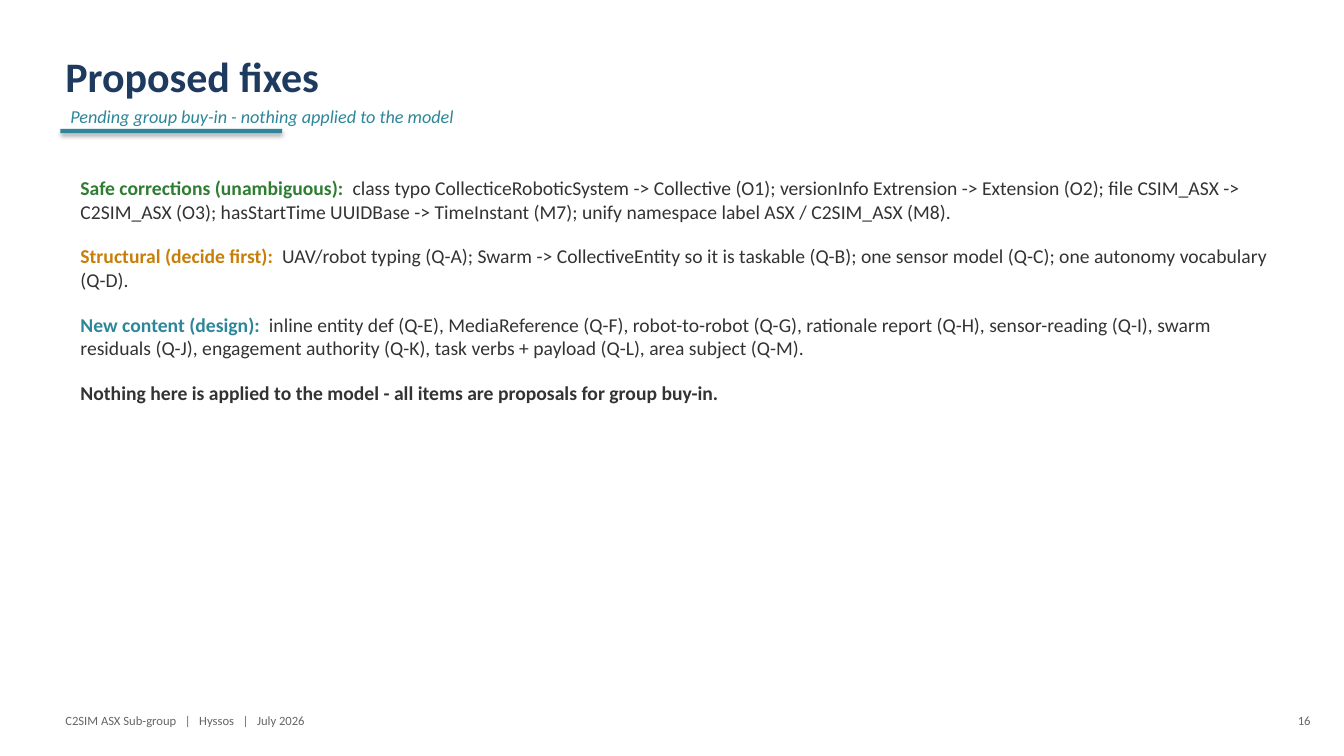
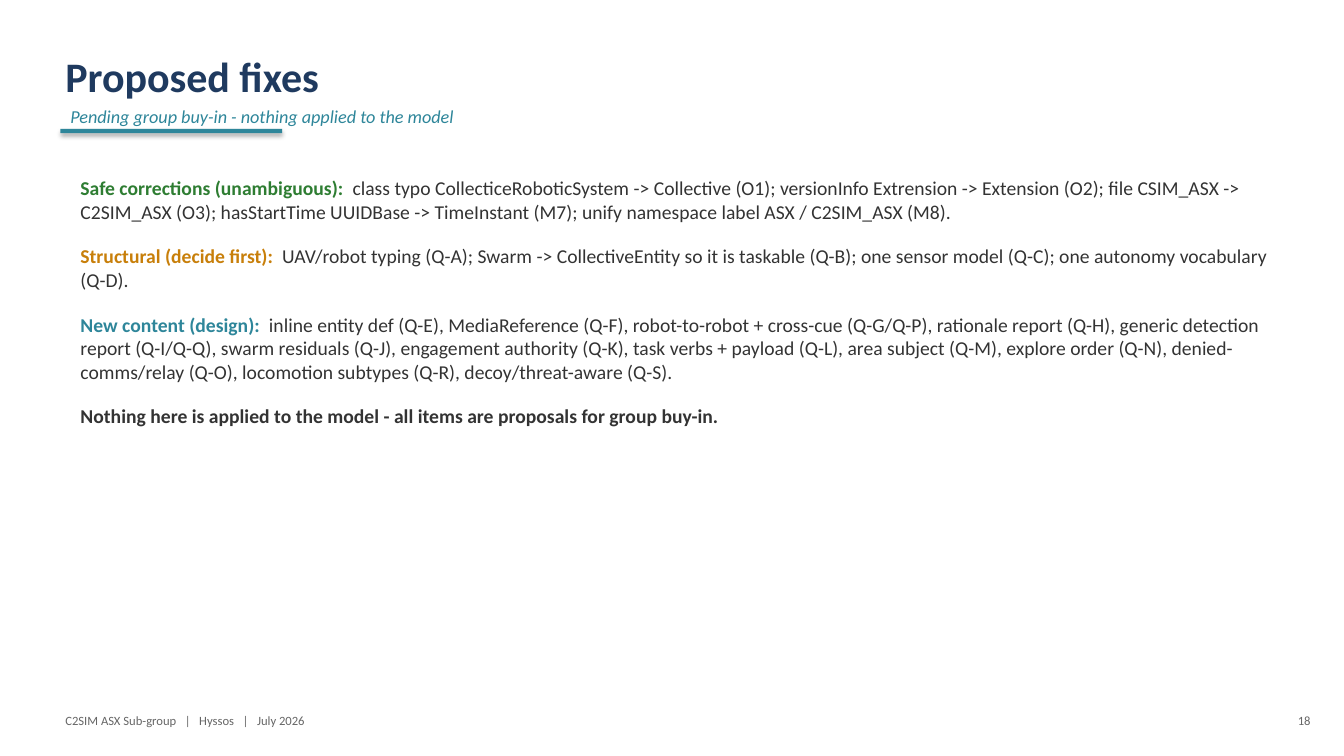
Before and after one commit to hyssostech/C2SIMArtifacts, a slide deck: slide 18 of Subgroups/ASX/InstantiationReview/ASX-Instantiation-Findings.pptx (slide 16 before the commit). Drawn at 1344x756 pixels with LibreOffice and Linux fonts; fonts in the diff are those of the drawing. Boxes give left, top, right and bottom in pixels: in the first picture for what was removed or moved away, otherwise in the second. Text is boxed around its words. In the diff, an @@ line names an element or a change of style, - is before the commit and + after.

```diff
--- a/Subgroups/ASX/InstantiationReview/ASX-Instantiation-Findings.pptx
+++ b/Subgroups/ASX/InstantiationReview/ASX-Instantiation-Findings.pptx
@@ text at (80, 317, 1259, 382): text changed @@
-New content (design): inline entity def (Q-E), MediaReference (Q-F), robot-to-robot (Q-G), rationale report (Q-H), sensor-reading (Q-I), swarm residuals (Q-J), engagement authority (Q-K), task verbs + payload (Q-L), area subject (Q-M).
+New content (design): inline entity def (Q-E), MediaReference (Q-F), robot-to-robot + cross-cue (Q-G/Q-P), rationale report (Q-H), generic detection report (Q-I/Q-Q), swarm residuals (Q-J), engagement authority (Q-K), task verbs + payload (Q-L), area subject (Q-M), explore order (Q-N), denied-comms/relay (Q-O), locomotion subtypes (Q-R), decoy/threat-aware (Q-S).
```
Also in this commit, not shown: 4 other slides changed, 2 slides added, 7 other files.
